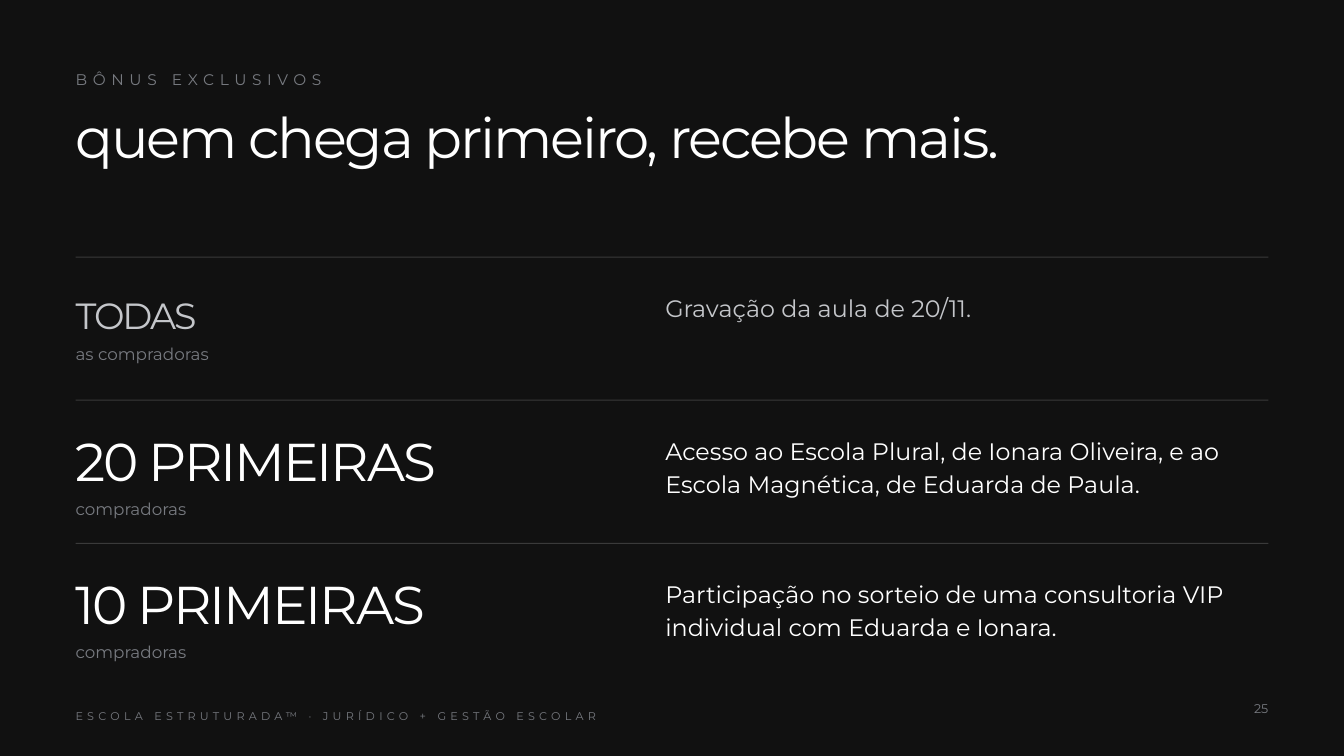
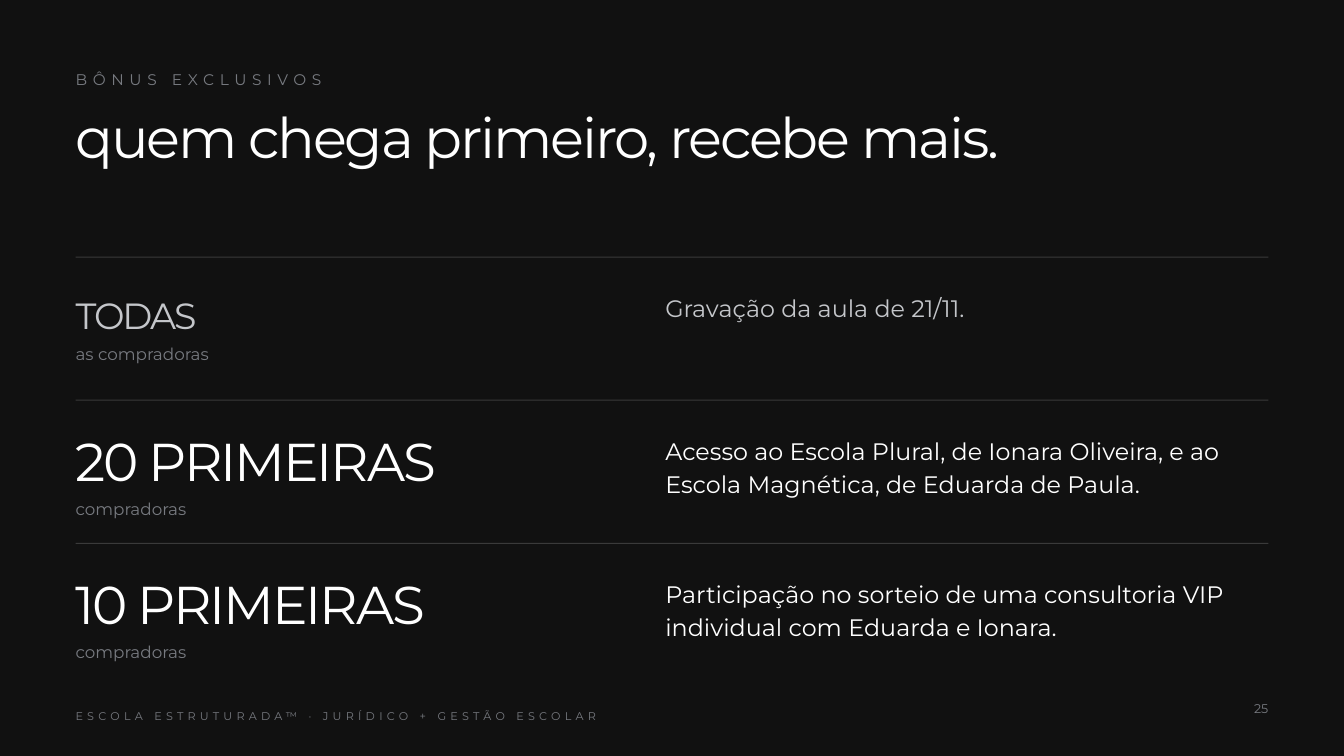
Before and after one commit to eduardadepaulasil-blip/9BEE-7B2F, a slide deck: slide 25 of AULA_7_ERROS_2027_VERSAO_FINAL.pptx. Drawn at 1344x756 pixels with LibreOffice and Linux fonts; fonts in the diff are those of the drawing. Boxes give left, top, right and bottom in pixels: in the first picture for what was removed or moved away, otherwise in the second. Text is boxed around its words. In the diff, an @@ line names an element or a change of style, - is before the commit and + after.

```diff
--- a/AULA_7_ERROS_2027_VERSAO_FINAL.pptx
+++ b/AULA_7_ERROS_2027_VERSAO_FINAL.pptx
@@ text at [665,297,964,322]: text changed @@
-Gravação da aula de 20/11.
+Gravação da aula de 21/11.
```
Also in this commit, not shown: 3 other files.
